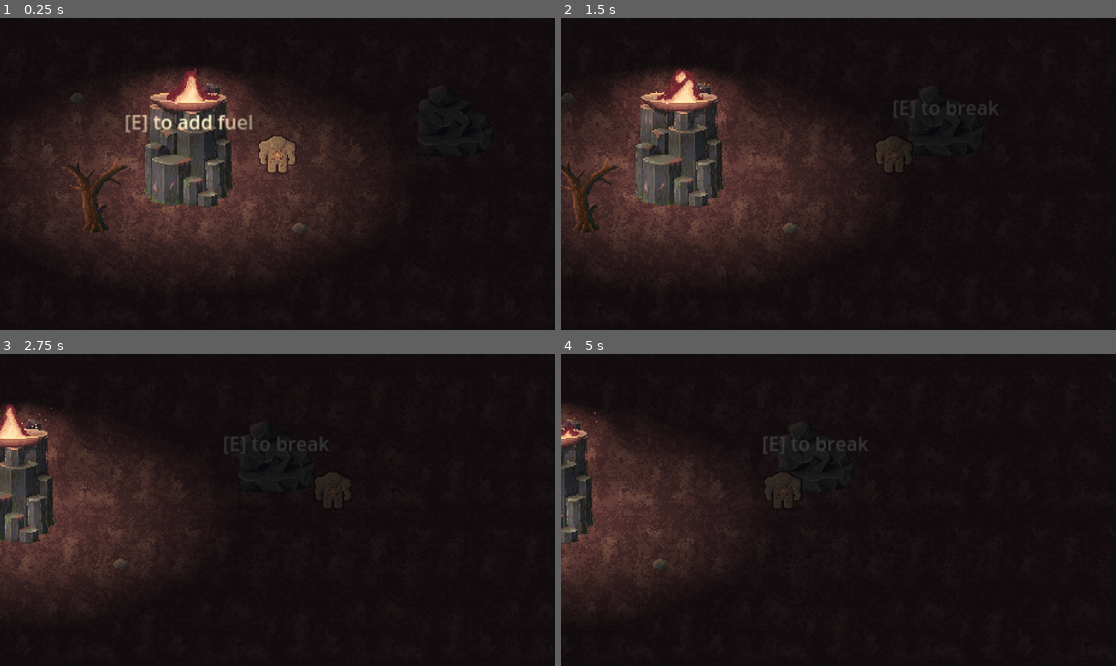
Above: before the commit, frames 1-4 (two rows, left to right).
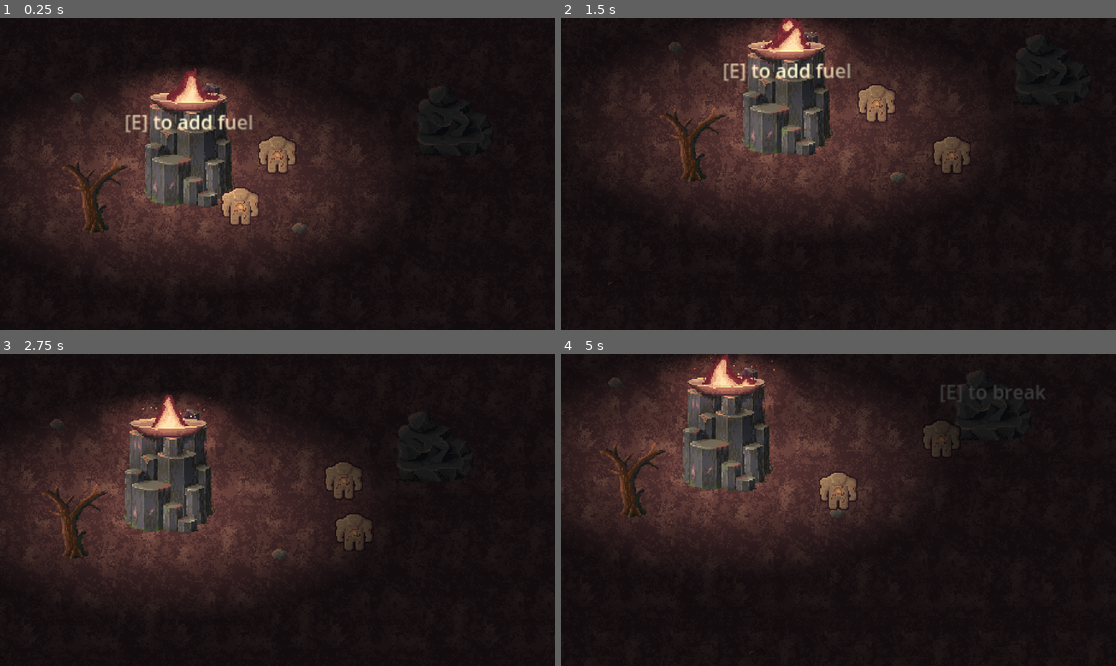
Above: after the commit, the same moments.

Repository: ShadowDragon5/eclipse
Game: Godot game, scene res://scenes/world.tscn
Two runs of this game, one before a commit and one after it. Both use one fixed random seed, a clock stepped at 60 frames per second and the inputs below.
Inputs (mouse positions are in pixels of both pictures, inside the frame that each line leads up to):
- Up to frame 1 (0.25 s): no input
- Up to frame 2 (1.5 s): move the mouse to (960, 158) at 0.52 s; hold Right (ui_right) 0.53-1.25 s; tap Tab (swap_body, bound only after the commit) at 0.6 s; click (960, 158) at 0.67 s; drag from (727, 189) to (622, 230) at 1.27 s
- Up to frame 3 (2.75 s): move the mouse to (333, 441) at 2.02 s; hold Right (ui_right) from 2.03 s (still down); tap Tab (swap_body, bound only after the commit) at 2.1 s
- Up to frame 4 (5 s): release Right (ui_right) at 2.75 s; drag from (810, 572) to (566, 516) at 2.77 s; move the mouse to (1005, 556) at 3.52 s; hold Left (ui_left) 3.53-4.25 s; hold E (interact) 3.53-4.25 s; tap Tab (swap_body, bound only after the commit) at 3.8 s; drag from (672, 463) to (627, 559) at 4.27 s

The runs differ from the first frame. In frame 1, 0.6% of the frame differs, in the area x 39-47%, y 54-67%; in frame 2, 31%, in the area x 0-91%, y 0-84%; in frame 3, 25%; in frame 4, 27%.

Commit message:
Camera transition
added body swapping between playable characters

Diff:
--- a/project.godot
+++ b/project.godot
@@ -18,6 +18,7 @@
 [autoload]
 
 InteractionManager="*res://interactioin/InteractionManager.tscn"
+CameraTransition="*res://scenes/camera_transition.tscn"
 
 [editor_plugins]
 
@@ -35,6 +36,11 @@
 "events": [Object(InputEventKey,"resource_local_to_scene":false,"resource_name":"","device":-1,"window_id":0,"alt_pressed":false,"shift_pressed":false,"ctrl_pressed":false,"meta_pressed":false,"pressed":false,"keycode":0,"physical_keycode":73,"key_label":0,"unicode":105,"echo":false,"script":null)
 ]
 }
+swap_body={
+"deadzone": 0.5,
+"events": [Object(InputEventKey,"resource_local_to_scene":false,"resource_name":"","device":-1,"window_id":0,"alt_pressed":false,"shift_pressed":false,"ctrl_pressed":false,"meta_pressed":false,"pressed":false,"keycode":0,"physical_keycode":4194306,"key_label":0,"unicode":0,"echo":false,"script":null)
+]
+}
 
 [layer_names]
 
--- /dev/null
+++ b/scenes/camera_transition.tscn
@@ -0,0 +1,8 @@
+[gd_scene load_steps=2 format=3 uid="uid://2qnl7gvjn556"]
+
+[ext_resource type="Script" path="res://scripts/camera_transition.gd" id="1_bxnew"]
+
+[node name="CameraTransition" type="Node2D"]
+script = ExtResource("1_bxnew")
+
+[node name="Camera2D" type="Camera2D" parent="."]
--- a/scenes/world.tscn
+++ b/scenes/world.tscn
@@ -47,6 +47,12 @@
 friction = 250
 inv = ExtResource("2_tvmd2")
 
+[node name="player2" parent="." instance=ExtResource("1_s6c5f")]
+position = Vector2(43, 38)
+max_speed = 150
+accel = 350
+friction = 250
+
 [node name="Background" type="TileMap" parent="."]
 z_index = -1
 tile_set = SubResource("TileSet_58fxl")
@@ -57,7 +63,7 @@
 script = ExtResource("5_kiald")
 
 [node name="DirectionalLight2D" type="DirectionalLight2D" parent="."]
-energy = 0.8
+energy = 0.77
 blend_mode = 1
 
 [node name="dead_tree" parent="." instance=ExtResource("2_p4q78")]
--- a/scripts/boulder.gd
+++ b/scripts/boulder.gd
@@ -24,7 +24,7 @@
 				drop_pebble()
 			self.queue_free()
 	else:
-		print("pick needed")
+		print("pickaxe needed")
 
 func drop_pebble():
 	var ang = randi_range(0, 2 * PI)
--- /dev/null
+++ b/scripts/camera_transition.gd
@@ -0,0 +1,40 @@
+extends Node2D
+
+@onready var camera = $Camera2D
+var transistioning = false
+
+func transition_camera2D(from: Camera2D,to:Camera2D,duration:float = 1.0)->void:
+	if transistioning: return
+
+	camera.zoom = from.zoom
+	camera.offset = from.offset
+	camera.light_mask = from.light_mask
+
+
+	to.drag_horizontal_offset = 0
+	to.drag_vertical_offset = 0
+
+	camera.global_transform = from.global_transform
+	camera.drag_vertical_offset = from.drag_vertical_offset
+	camera.drag_horizontal_offset = from.drag_horizontal_offset
+	camera.make_current()
+
+	transistioning = true
+
+	var tween = create_tween()
+	tween.set_parallel(true)
+	tween.set_ease(Tween.EASE_IN_OUT)
+	tween.set_trans(Tween.TRANS_CUBIC)
+	tween.tween_property(camera, "global_transform", to.global_transform, duration).from(camera.global_transform)
+	tween.tween_property(camera, "zoom", to.zoom, duration).from(camera.zoom)
+	tween.tween_property(camera, "offset", to.offset, duration).from(camera.offset)
+	tween.tween_property(camera, "light_mask", to.light_mask, duration).from(camera.light_mask)
+	tween.tween_property(camera, "rotation", to.rotation, duration).from(camera.rotation)
+	tween.tween_property(camera, "drag_vertical_offset", to.drag_vertical_offset, duration).from(camera.drag_vertical_offset)
+	tween.tween_property(camera, "drag_horizontal_offset", to.drag_horizontal_offset, duration).from(camera.drag_horizontal_offset)
+
+	# Wait for the tween to complete
+	await tween.finished
+	transistioning = false
+
+	to.make_current()
--- a/scripts/player.gd
+++ b/scripts/player.gd
@@ -5,6 +5,10 @@
 @export var friction = 600
 
 @export var inv: Inv
+
+static var bodies: Array = []
+static var current_body: CharacterBody2D = null
+static  var swapping: bool = false
 
 var max_burn_health = 15
 var max_shadow_health = 25
@@ -20,17 +24,37 @@
 var axe = true
 
 func _ready():
+	bodies.append(self)
+	if current_body == null:
+		current_body = self
+		$Camera2D.make_current()
 	burn_health = max_burn_health
 	shadow_health = max_shadow_health
 
 func _physics_process(delta):
-	player_movement(delta)
 	if is_area_light > 0:
 		burn_shadow(delta)
 	else:
 		shadow_darken(delta)
-	shadow_vision()
+	if current_body == self:
+		if Input.is_action_just_pressed("swap_body") && !swapping:
+			print("pressed swap body")
+			swapping = true
+			swap_body()
+			return
+		if Input.is_action_just_released("swap_body"):
+			swapping = false
+		player_movement(delta)
+		shadow_vision()
+
 	#print("health " + str(burn_health) + " shadow " + str(shadow_health))
+
+func swap_body():
+	if current_body == self:
+		var curr_id = bodies.find(self)
+		current_body = bodies[(curr_id+1) % bodies.size()]
+		$PointLight2D.color.a = 0
+		CameraTransition.transition_camera2D($Camera2D,current_body.get_node("Camera2D"))
 
 func shadow_vision():
 	$PointLight2D.color.a = 1 - (shadow_health/max_shadow_health)
@@ -77,9 +101,6 @@
 func remove_item(item):
 	inv.remove_item(item)
 
-func player():
-	pass
-
 func entered_light_area():
 	is_area_light += 1
 
@@ -91,3 +112,6 @@
 
 func has_axe():
 	return axe
+
+func player():
+	pass
